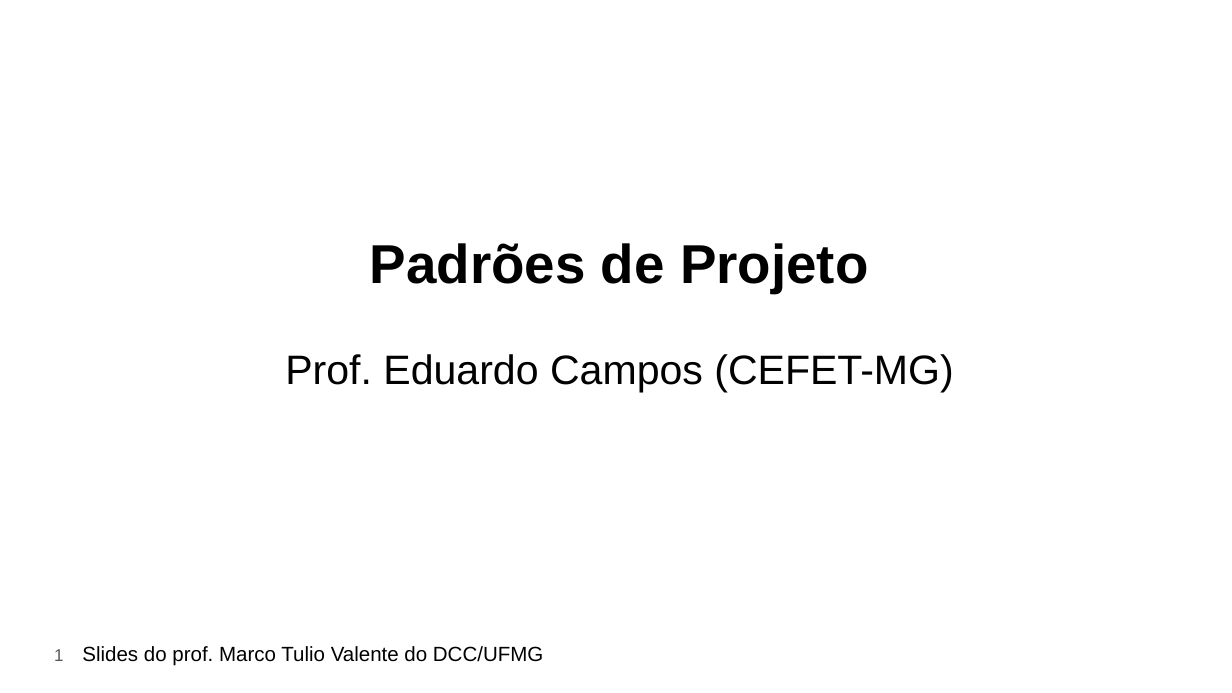
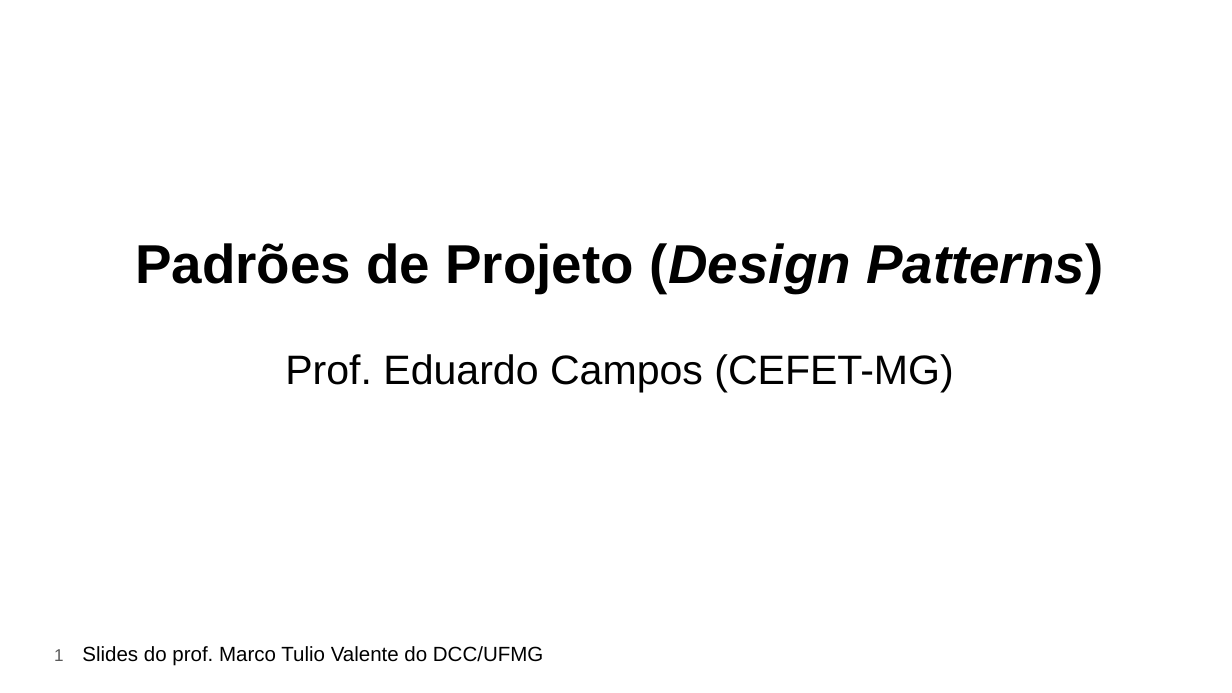
Before and after one commit to eduardocunha11/firstblog, a slide deck: slide 1 of aulas/gsi526/aula16-padroes-de-projeto.pptx. Drawn at 1232x693 pixels with LibreOffice and Linux fonts; fonts in the diff are those of the drawing. Boxes give left, top, right and bottom in pixels: in the first picture for what was removed or moved away, otherwise in the second. Text is boxed around its words. In the diff, an @@ line names an element or a change of style, - is before the commit and + after.

Commit message:
aulas de design patterns

```diff
--- a/aulas/gsi526/aula16-padroes-de-projeto.pptx
+++ b/aulas/gsi526/aula16-padroes-de-projeto.pptx
@@ title at bbox=[135, 243, 1104, 392]: text changed; size 24 to 32 pt; bold on @@
-Padrões de Projeto
-Prof. Eduardo Campos (CEFET-MG)
+Padrões de Projeto (Design Patterns)
+Prof. Eduardo Campos (CEFET-MG)
```
Also in this commit, not shown: 2 other files.
